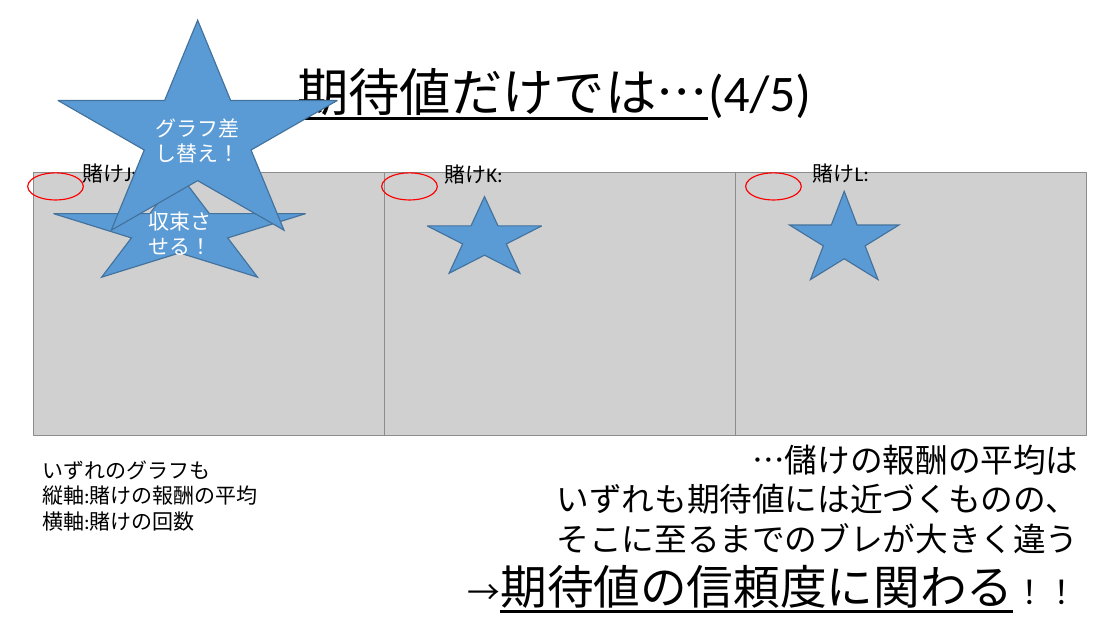
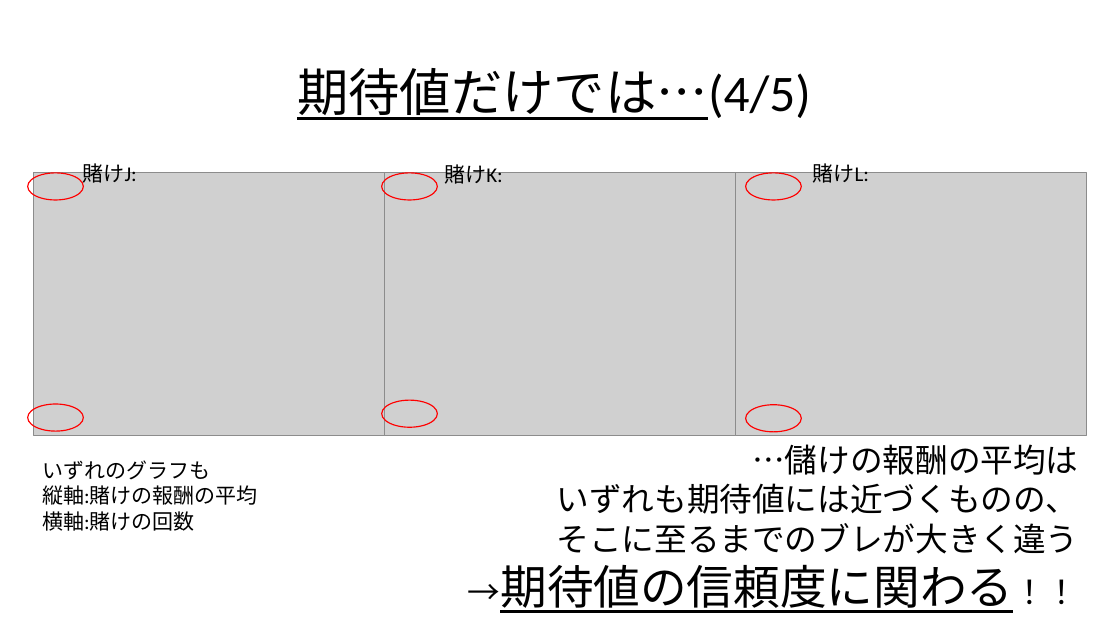
Before and after one commit to Ryo-KATAYAMA/Senior_Project, a slide deck: slide 103 of Chapter4_1.pptx. Drawn at 1120x630 pixels with LibreOffice and Linux fonts; fonts in the diff are those of the drawing; grey boxes stand for pictures. Boxes give left, top, right and bottom in pixels: in the first picture for what was removed or moved away, otherwise in the second. Text is boxed around its words. In the diff, an @@ line names an element or a change of style, - is before the commit and + after.

Commit message:
グラフ一部差し換え、レイアウト一部修正

```diff
--- a/Chapter4_1.pptx
+++ b/Chapter4_1.pptx
@@ star removed at (x1=58, y1=20, x2=338, y2=230) @@
-グラフ差し替え！
@@ star removed at (x1=54, y1=175, x2=306, y2=277) @@
-収束させる！
@@ star removed at (x1=428, y1=197, x2=542, y2=273) @@
@@ star removed at (x1=790, y1=192, x2=899, y2=280) @@
@@ ellipse added at (x1=28, y1=404, x2=83, y2=431), outline #FF0000 1 pt @@
@@ ellipse added at (x1=381, y1=400, x2=437, y2=427), outline #FF0000 1 pt @@
@@ ellipse added at (x1=746, y1=405, x2=802, y2=432), outline #FF0000 1 pt @@
```
Also in this commit, not shown: 13 other slides changed, 1 slide added.
